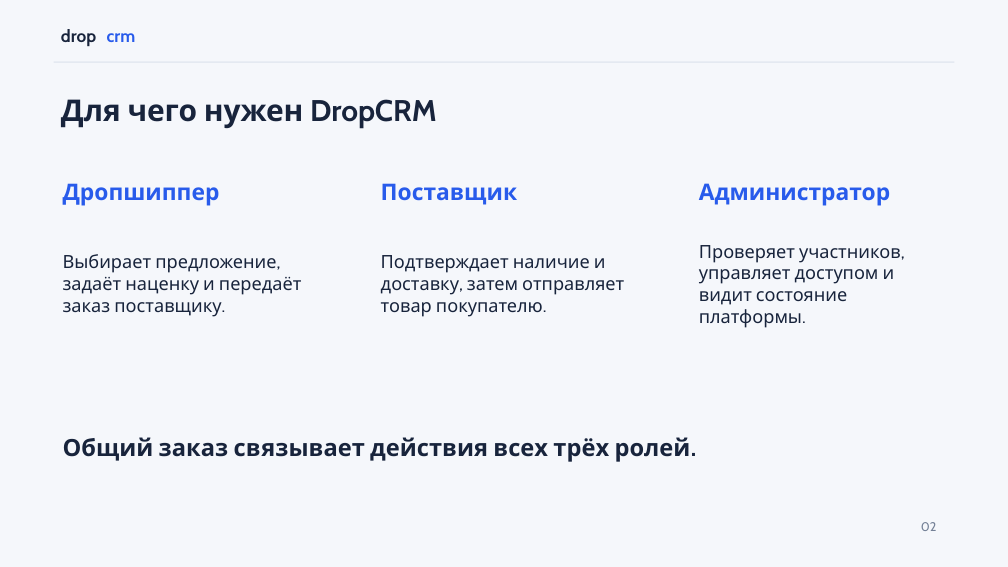
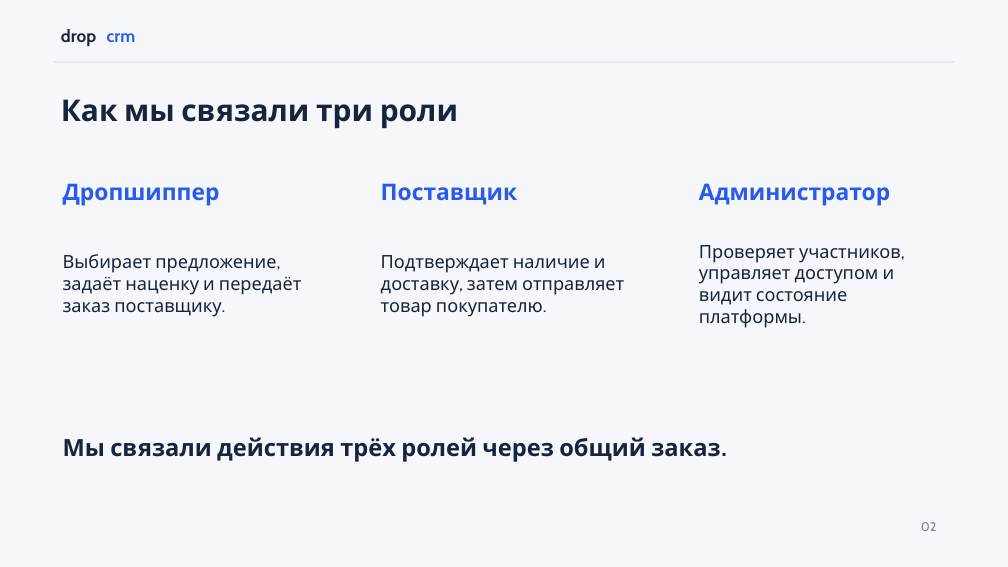
Before and after one commit to wertyqazx/DropCRM, a slide deck: slide 2 of DropCRM_Presentation_2026.pptx. Drawn at 1008x567 pixels with LibreOffice and Linux fonts; fonts in the diff are those of the drawing. Boxes give left, top, right and bottom in pixels: in the first picture for what was removed or moved away, otherwise in the second. Text is boxed around its words. In the diff, an @@ line names an element or a change of style, - is before the commit and + after.

```diff
--- a/DropCRM_Presentation_2026.pptx
+++ b/DropCRM_Presentation_2026.pptx
@@ text at <box>61,99,458,129</box>: text changed @@
-Для чего нужен DropCRM
+Как мы связали три роли
@@ text at <box>63,437,721,462</box>: text changed @@
-Общий заказ связывает действия всех трёх ролей.
+Мы связали действия трёх ролей через общий заказ.
```
Also in this commit, not shown: 7 other slides changed, 5 other files.
